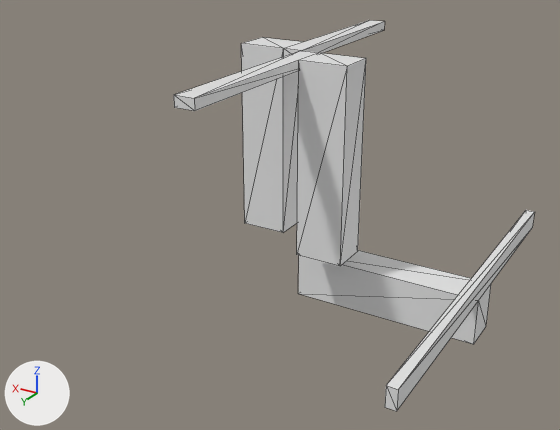
Renders of the OBJ model Data/bmc/tiles_structure/t_183.obj from each side of a commit.
The view is the same before and after, from a camera (50 mm lens) standing at (-0.935, 1.658, 0.879) and looking at (0.026, 0.057, 0.079). Arrows for +X, +Y and +Z are at lower left; the lights stay in place. Mesh edges are drawn as thin lines. Where no turn or scale is listed for an object, it has been applied to the vertices.

The older version as bpy lines, for what is in view:
```python
me_t_183 = bpy.data.meshes.new('t_183')
me_t_183.from_pydata(...)  # 44 vertices, 72 faces; spans x -0.5..0.175, y -0.5..0.5, z -0.175..0.5
ob_t_183 = bpy.data.objects.new('t_183', me_t_183)
ob_t_183.location = (0.0, 0.0, 0.0)
```
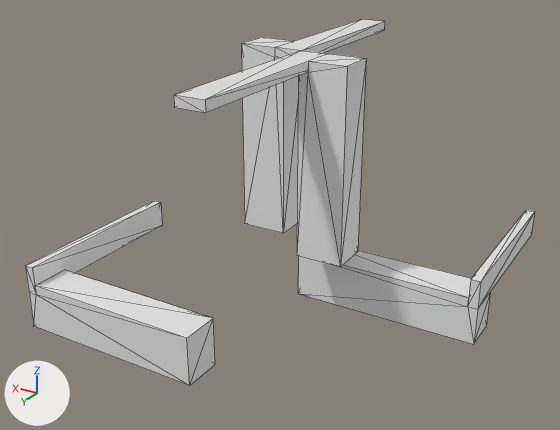
Pixel boxes (x1, y1, x2, y2) of what changed, in the pictures (560 x 430 px; the box of a moved part takes in the faces that stretch with it):
't_183', reshaped (41% wider, 6% shorter): before (174, 20, 535, 411); after (25, 19, 535, 386)
part 1 of me_t_183, added: after (25, 201, 215, 386)
part 2 of me_t_183, moved or reshaped: before (174, 20, 534, 411); after (174, 19, 534, 344)

Edits to the bpy script that builds the scene:
```text
Change me_t_183:
    used by ob_t_183; location = (0.0, 0.0, 0.0)
    remove me_t_183.from_pydata(...)  # 44 vertices, 72 faces; spans x -0.5..0.175, y -0.5..0.5, z -0.175..0.5
    add me_t_183.from_pydata(...)  # 70 vertices, 128 faces; spans x -0.5..0.5, y -0.5..0.5, z -0.175..0.5
    me_t_183 part 1: a new loose piece of 18 vertices spanning x 0.0..0.5, y 0.0..0.5, z -0.175..0.0
    me_t_183 part 2
    23 vertices are removed from x -0.5..0.175, y -0.5..0.5, z -0.05..0.5
    67 faces are deleted
    1 vertex moves from x -0.475, y -0.5, z -0.05 to x -0.5, y -0.5, z -0.075
    31 vertices are added at x -0.5..0.175, y -0.5..0.5, z -0.075..0.5
    91 new faces join them
```
